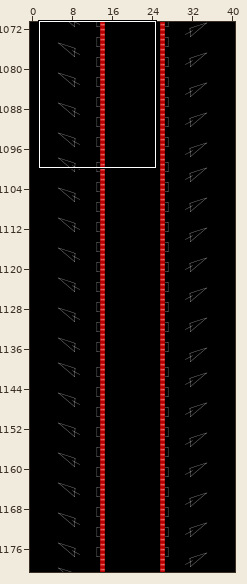
Two states of a Tiled map (JSON), data/map/main_game_level.json. Above, an overview of the earlier version with the close-up marked.
Close-up. Before:
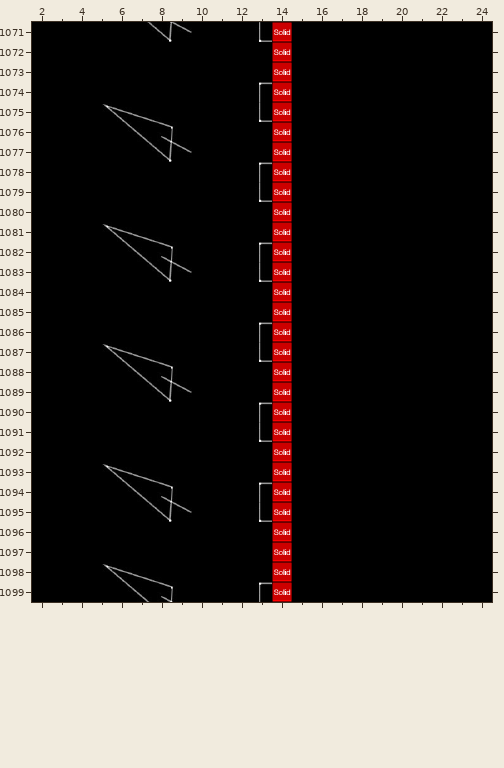
Cells are 32x32 px. Shown: x 2..24, y 1071..1099. The commit also changed other parts of the map, which this record leaves out. The old version is drawn lined up with the new one.
The same view after the edit:
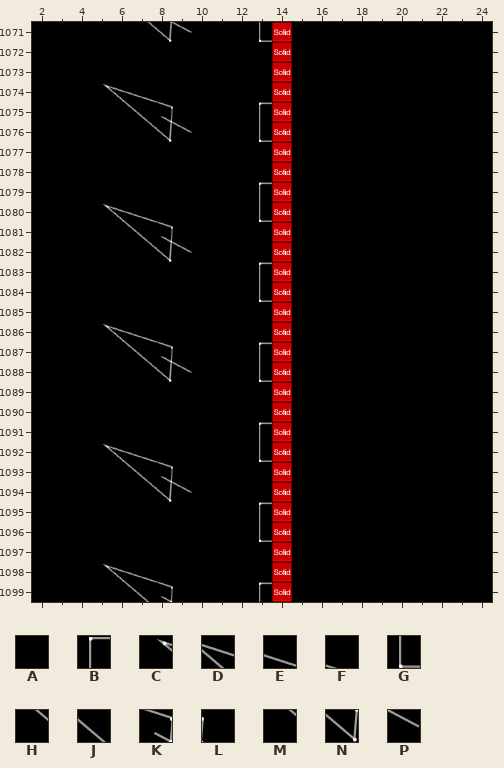
Key: from "section1": A 2; from "section2": B 0, C 1, D 2, E 3, F 4, G 6, H 8, J 9, K 10, L 11, M 15, N 16, P 17.
_ is an empty cell.
Changes in this commit:
{"change": "map size 41x2088 -> 41x1450 cells (old content now starts at 0,-462; both pictures use the new coordinates)"}
{"where": "layer \"background\""}
{"y":1074,"x":5,"old":"AAAA","new":"CDEF"}
{"y":1074,"x":13,"old":"B","new":"A"}
{"y":1075,"x":5,"old":"CDEFA","new":"AHJKL"}
{"y":1075,"x":13,"old":"G","new":"B"}
{"y":1076,"x":6,"old":"HJKL","new":"AMNP"}
{"y":1076,"x":13,"old":"A","new":"G"}
{"y":1077,"x":7,"old":"MNP","new":"AAA"}
{"y":1078,"x":13,"old":"B","new":"A"}
{"y":1079,"x":13,"old":"G","new":"B"}
{"y":1080,"x":5,"old":"AAAA","new":"CDEF"}
{"y":1080,"x":13,"old":"A","new":"G"}
{"y":1081,"x":5,"old":"CDEFA","new":"AHJKL"}
{"y":1082,"x":6,"old":"HJKL","new":"AMNP"}
{"y":1082,"x":13,"old":"B","new":"A"}
{"y":1083,"x":7,"old":"MNP","new":"AAA"}
{"y":1083,"x":13,"old":"G","new":"B"}
{"y":1084,"x":13,"old":"A","new":"G"}
{"y":1086,"x":5,"old":"AAAA","new":"CDEF"}
{"y":1086,"x":13,"old":"B","new":"A"}
{"y":1087,"x":5,"old":"CDEFA","new":"AHJKL"}
{"y":1087,"x":13,"old":"G","new":"B"}
{"y":1088,"x":6,"old":"HJKL","new":"AMNP"}
{"y":1088,"x":13,"old":"A","new":"G"}
{"y":1089,"x":7,"old":"MNP","new":"AAA"}
{"y":1090,"x":13,"old":"B","new":"A"}
{"y":1091,"x":13,"old":"G","new":"B"}
{"y":1092,"x":5,"old":"AAAA","new":"CDEF"}
{"y":1092,"x":13,"old":"A","new":"G"}
{"y":1093,"x":5,"old":"CDEFA","new":"AHJKL"}
{"y":1094,"x":6,"old":"HJKL","new":"AMNP"}
{"y":1094,"x":13,"old":"B","new":"A"}
{"y":1095,"x":7,"old":"MNP","new":"AAA"}
{"y":1095,"x":13,"old":"G","new":"B"}
{"y":1096,"x":13,"old":"A","new":"G"}
